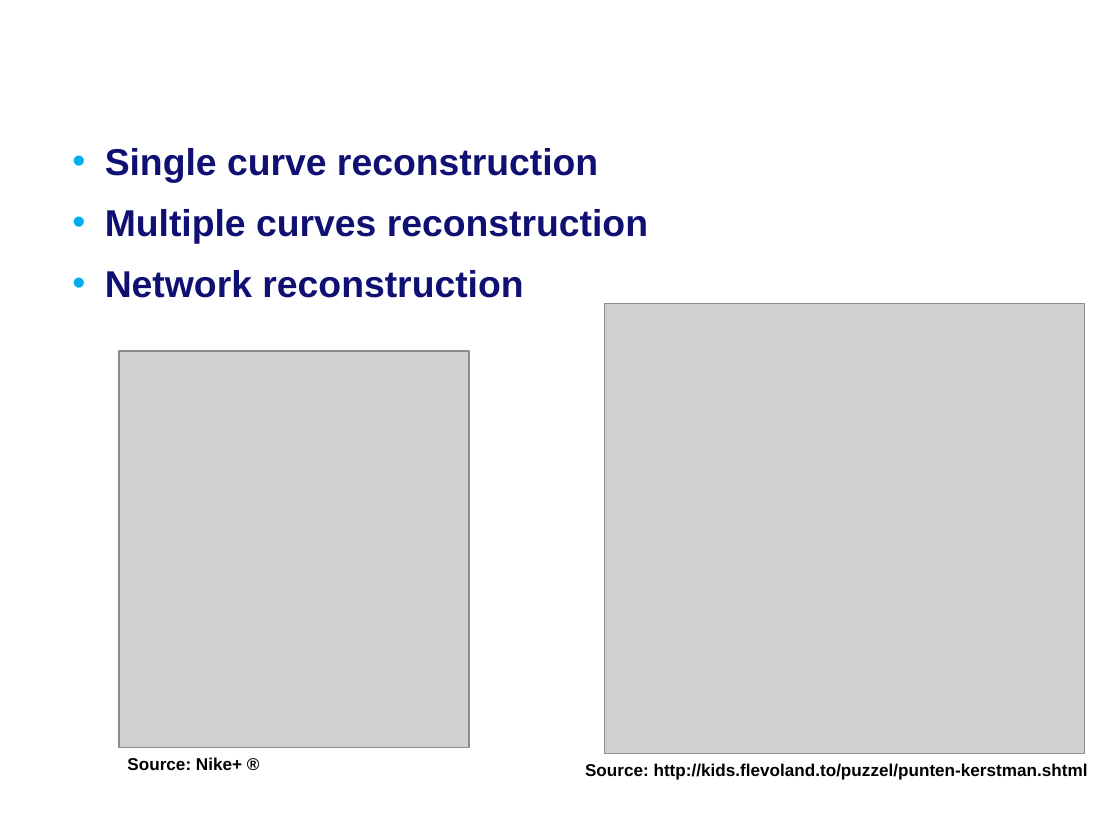
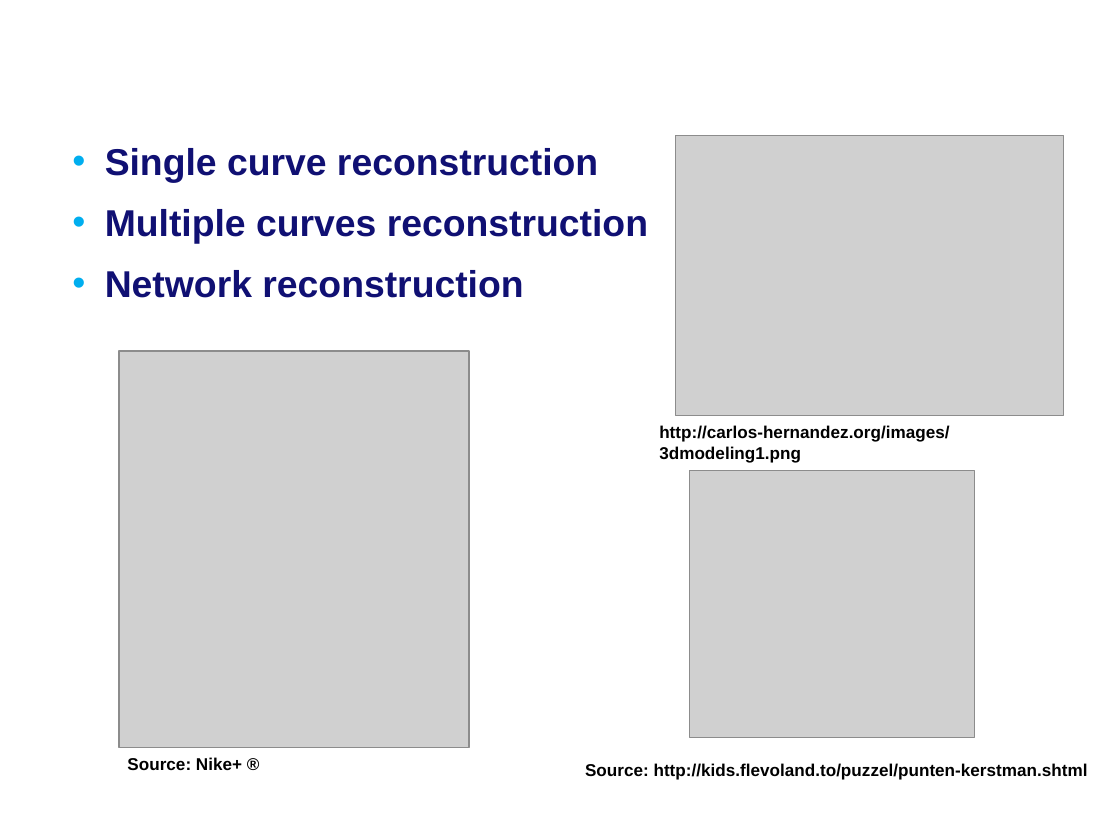
Before and after one commit to MartijnMuijsers/Algorithms, a slide deck: slide 2 of report/Final Presentation.ppt. Drawn at 1120x840 pixels with LibreOffice and Linux fonts; fonts in the diff are those of the drawing; grey boxes stand for pictures; background and template pictures are left out. Boxes give left, top, right and bottom in pixels: in the first picture for what was removed or moved away, otherwise in the second. Text is boxed around its words. In the diff, an @@ line names an element or a change of style, - is before the commit and + after.

```diff
--- a/report/Final Presentation.ppt
+++ b/report/Final Presentation.ppt
@@ picture added at (675, 136, 1064, 416) @@
@@ text added at (659, 425, 949, 463), 11 pt, text #000000, bold @@
+http://carlos-hernandez.org/images/3dmodeling1.png
@@ picture: place and size @@
-picture at (604, 304, 1084, 754)
+picture at (690, 470, 974, 737)
```
Also in this commit, not shown: 9 other slides changed, 1 slide removed.
